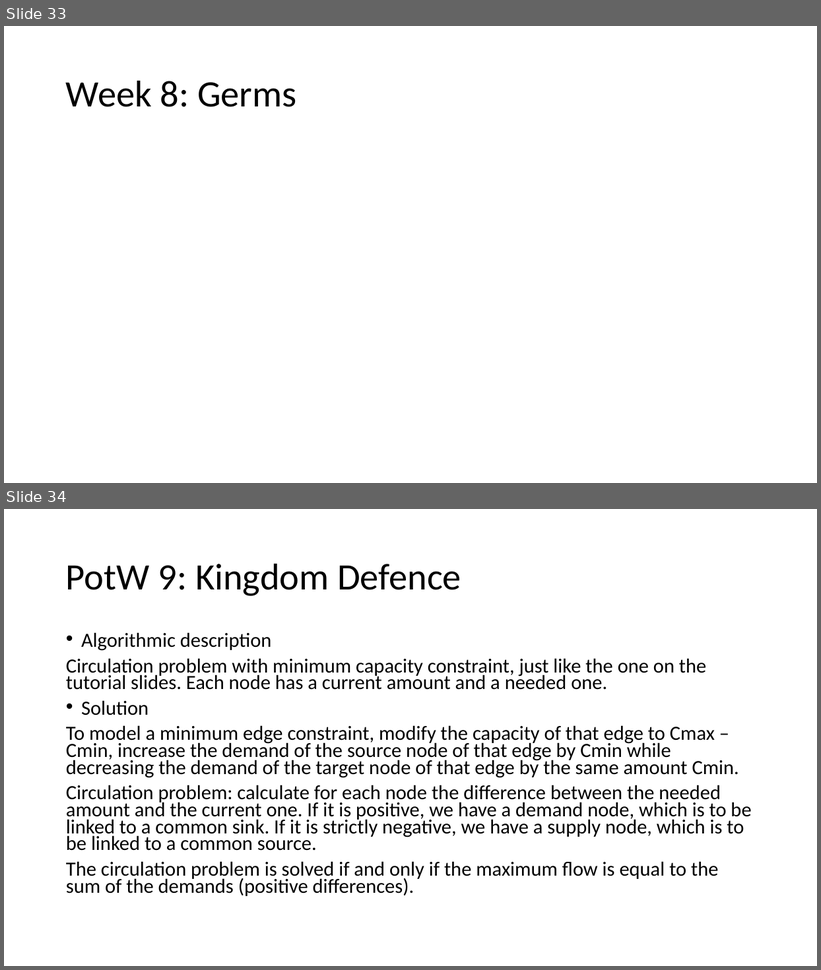
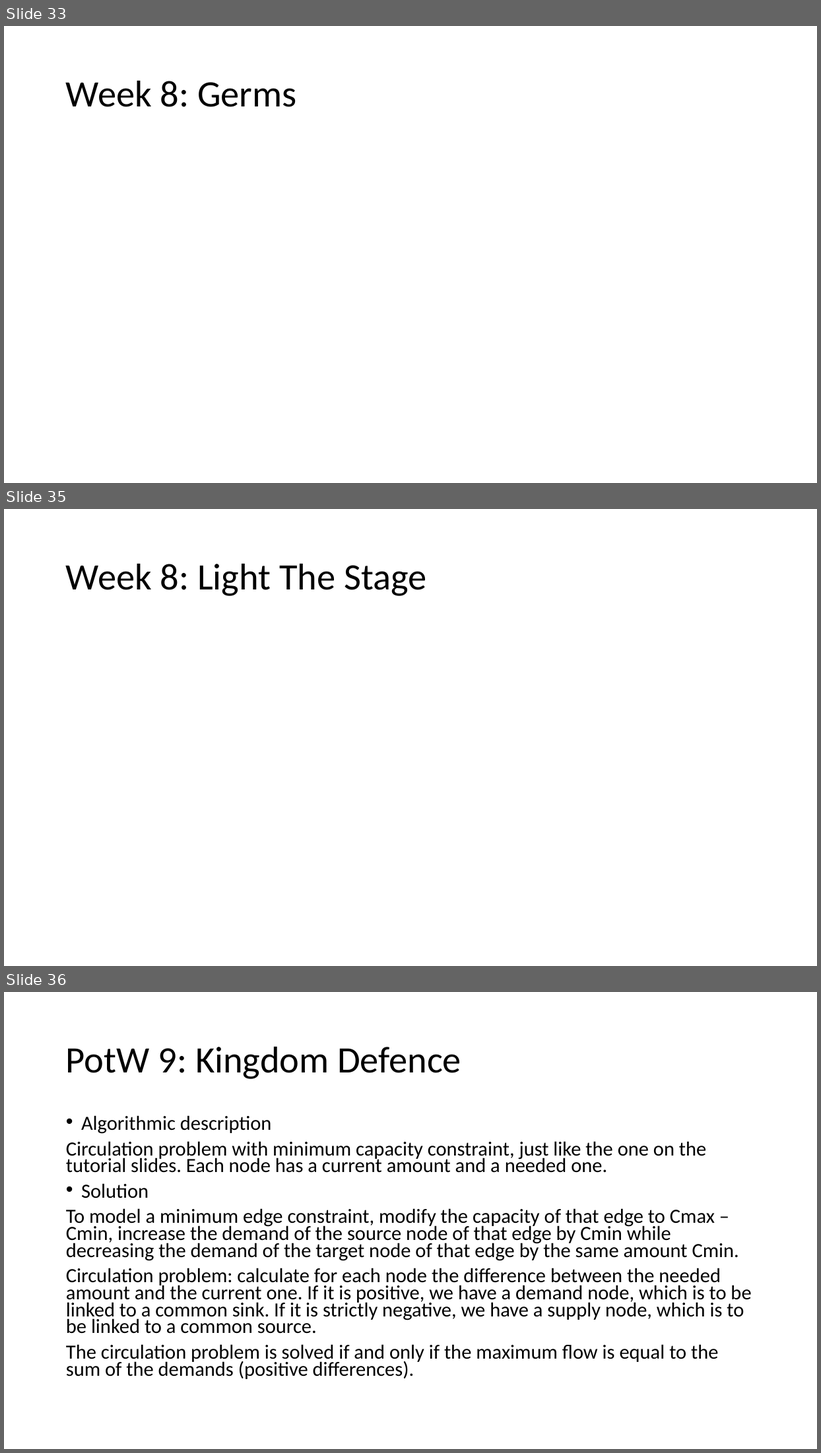
Before and after one commit to giacomocamposampiero/algolab, a slide deck: Recap.pptx. Shown one above the other, each under a label of ours: slides 33 and 34 before the commit, slides 33, 35 and 36 after it; the slides between them are not shown. The pictures are 821x970 and 821x1453 pixels, drawn with LibreOffice and Linux fonts; fonts in the diff are those of the drawing; grey boxes stand for pictures. Boxes give left, top, right and bottom in pixels: in the first picture for what was removed or moved away, otherwise in the second. Text is boxed around its words. In the diff, an @@ line names an element or a change of style, - is before the commit and + after.

```diff
--- a/Recap.pptx
+++ b/Recap.pptx
@@ slide 35 added at [4,509,817,966], background #FFFFFF @@
@@ title added at [66,563,426,596], 44 pt, text #000000 @@
+Week 8: Light The Stage
@@ what was slide 34 is now slide 36 @@
```
Also in this commit, not shown: 4 slides changed, 4 other slides added, 5 other files.
